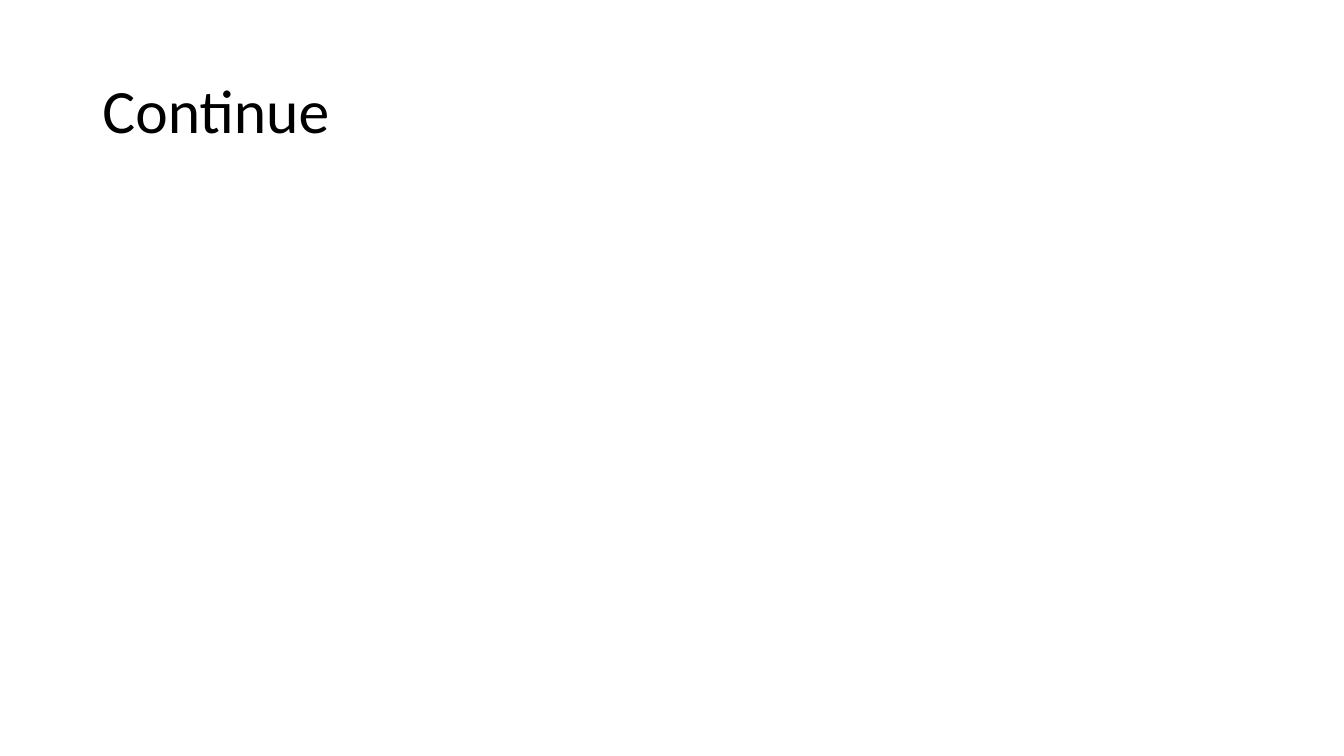
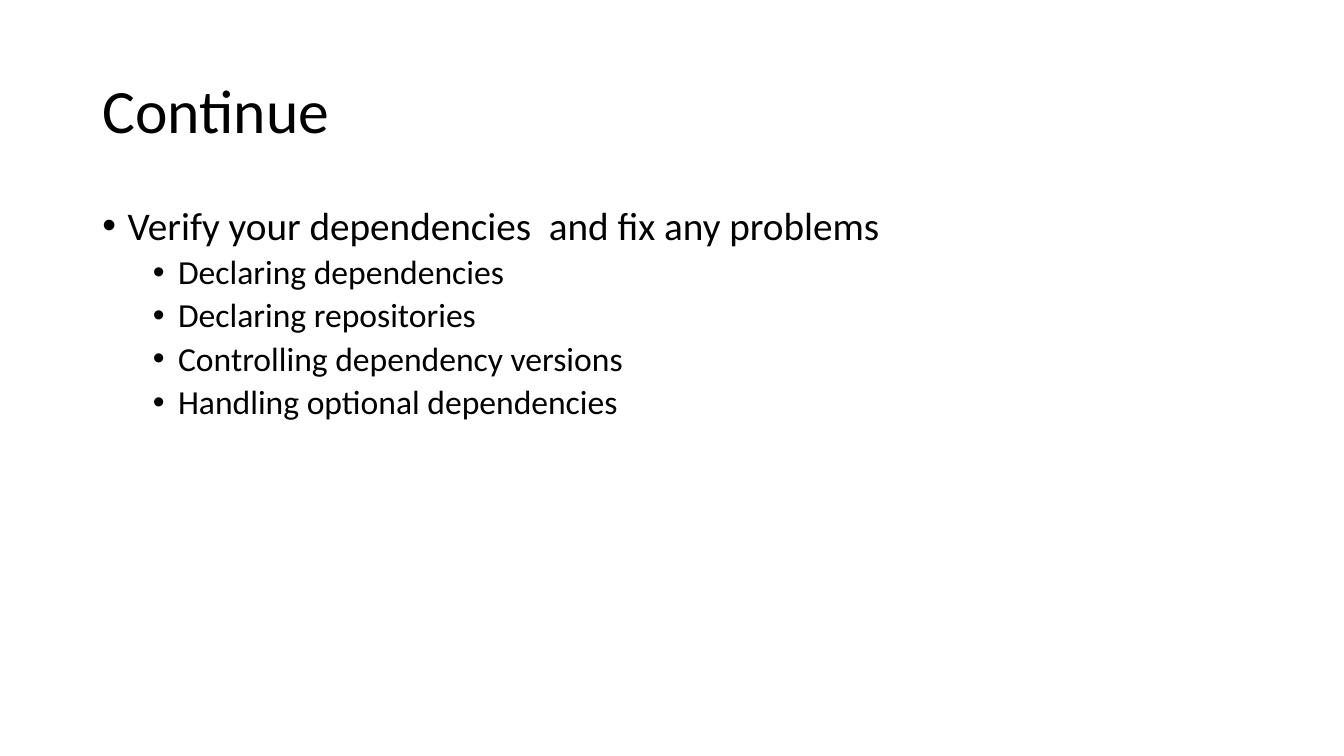
Before and after one commit to dangnh16/timebird-objective, a slide deck: slide 9 of Gradle and java 11.pptx. Drawn at 1344x756 pixels with LibreOffice and Linux fonts; fonts in the diff are those of the drawing. Boxes give left, top, right and bottom in pixels: in the first picture for what was removed or moved away, otherwise in the second. Text is boxed around its words. In the diff, an @@ line names an element or a change of style, - is before the commit and + after.

Commit message:
continue

```diff
--- a/Gradle and java 11.pptx
+++ b/Gradle and java 11.pptx
@@ text added at (x1=128, y1=212, x2=879, y2=420), 24 pt, text #000000 @@
+• Verify your dependencies and fix any problems
+  • Declaring dependencies
+  • Declaring repositories
+  • Controlling dependency versions
+  • Handling optional dependencies
```
